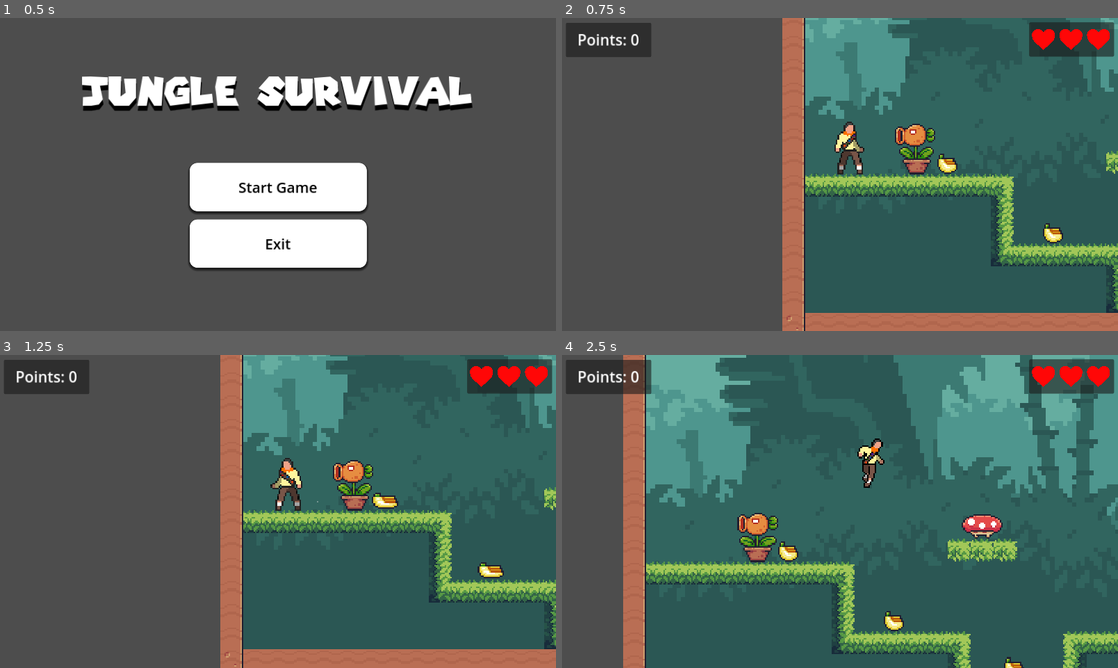
Above: before the commit, frames 1-4 (two rows, left to right).
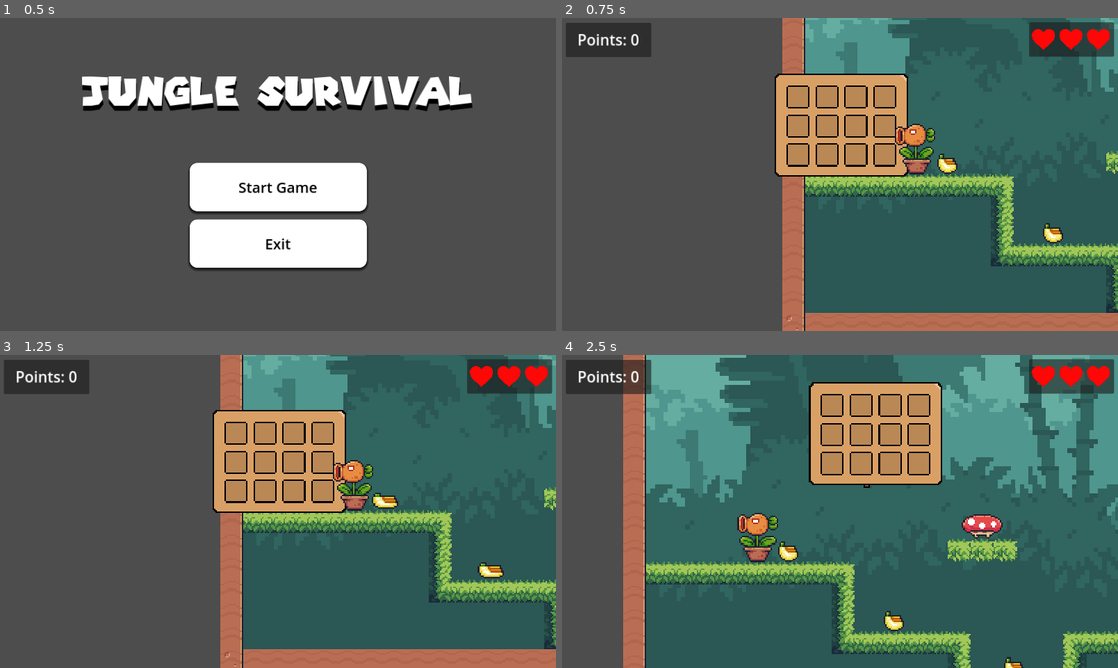
Above: after the commit, the same moments.

Repository: DavidNobela/UP
Game: Godot game, scene res://Scenes/main_menu.tscn
The game is run twice, just before and just after one commit, with the same random seed, the same clock (stepped at 60 frames per second) and the same inputs.
Inputs:
- Up to frame 1 (0.5 s): no input
- Up to frame 2 (0.75 s): click "Start Game" at 0.5 s
- Up to frame 3 (1.25 s): no input
- Up to frame 4 (2.5 s): hold D (move_right) from 1.28 s (still down); tap E (e) at 1.35, 2.1 s; tap W (jump) at 1.52, 2.27 s

Frame 1 is identical in both runs. In frame 2, 7.6% of the frame differs, in the area x 38-63%, y 17-51%; in frame 3, 7.7%; in frame 4, 7.8%, in the area x 44-69%, y 8-42%.
Error after the commit: Parse Error: Annotation "@onready" cannot be applied to a function. (res://Inventory/inv_ui.gd:9)

Commit message:
-

Diff:
--- a/up/Inventory/inv_ui.gd
+++ b/up/Inventory/inv_ui.gd
@@ -2,6 +2,9 @@
 
 
 var is_open = false
+
+@onready var inv: Inv = preload("res://Inventory/playerInventory.tres")
+@onready
 
 func _ready():
 	close()
--- a/up/Inventory/inv_ui_slots.gd
+++ b/up/Inventory/inv_ui_slots.gd
@@ -1,4 +1,5 @@
 extends Panel
+
 
 @onready var item_visual: Sprite2D = $item_display
 
